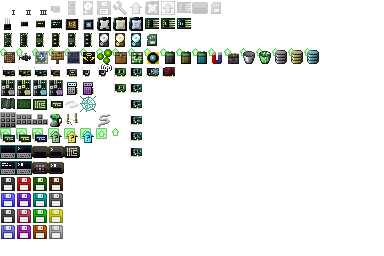
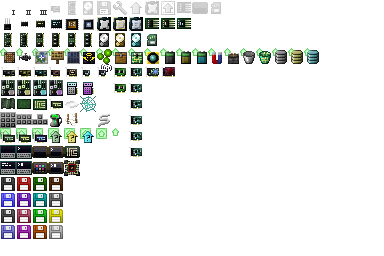
Before/after of a 384 × 256 layered artwork. What changed in the layer stack:
painted on "items" (2nd of 2, in "items") over [64, 160, 80, 176]
